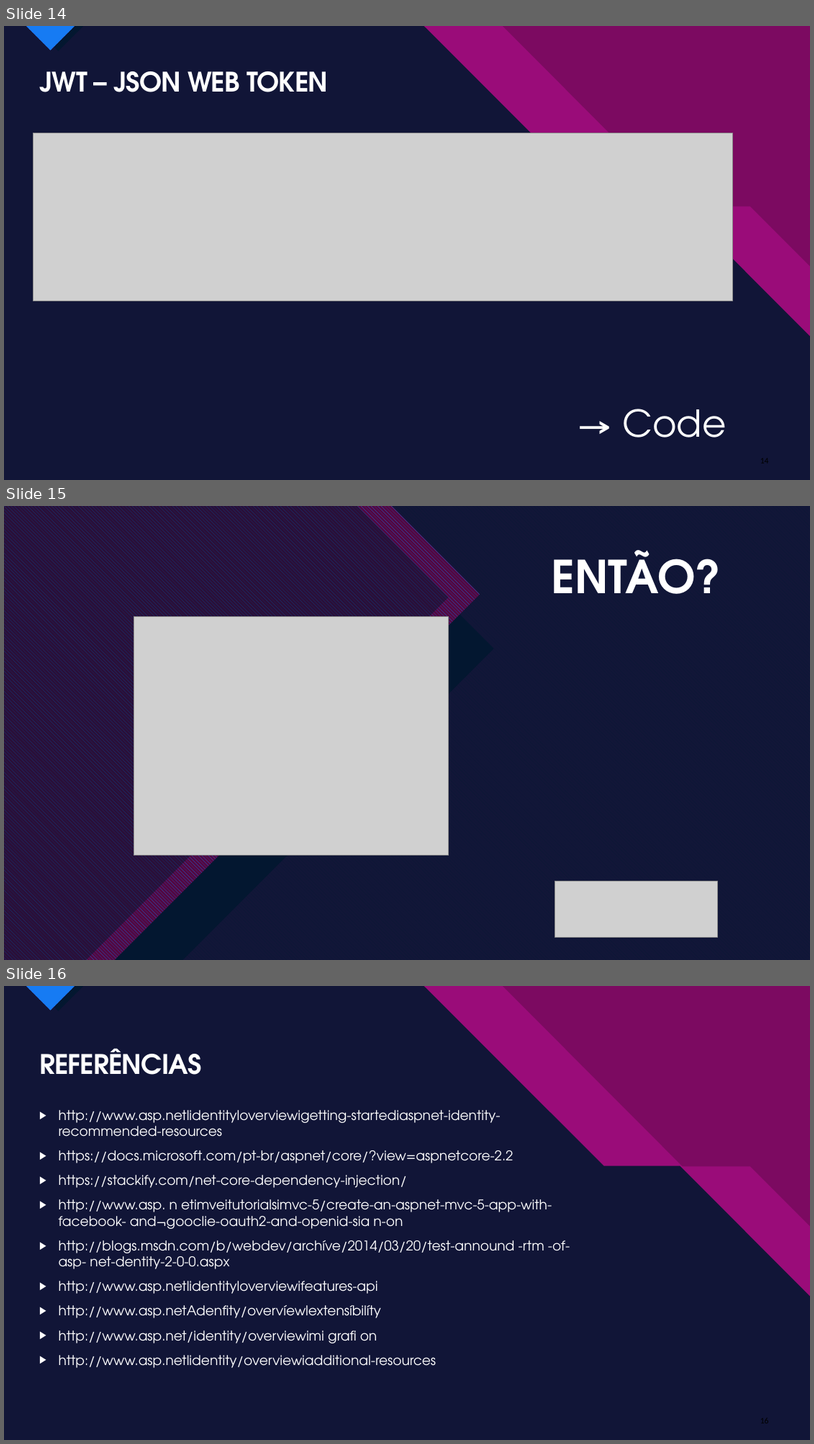
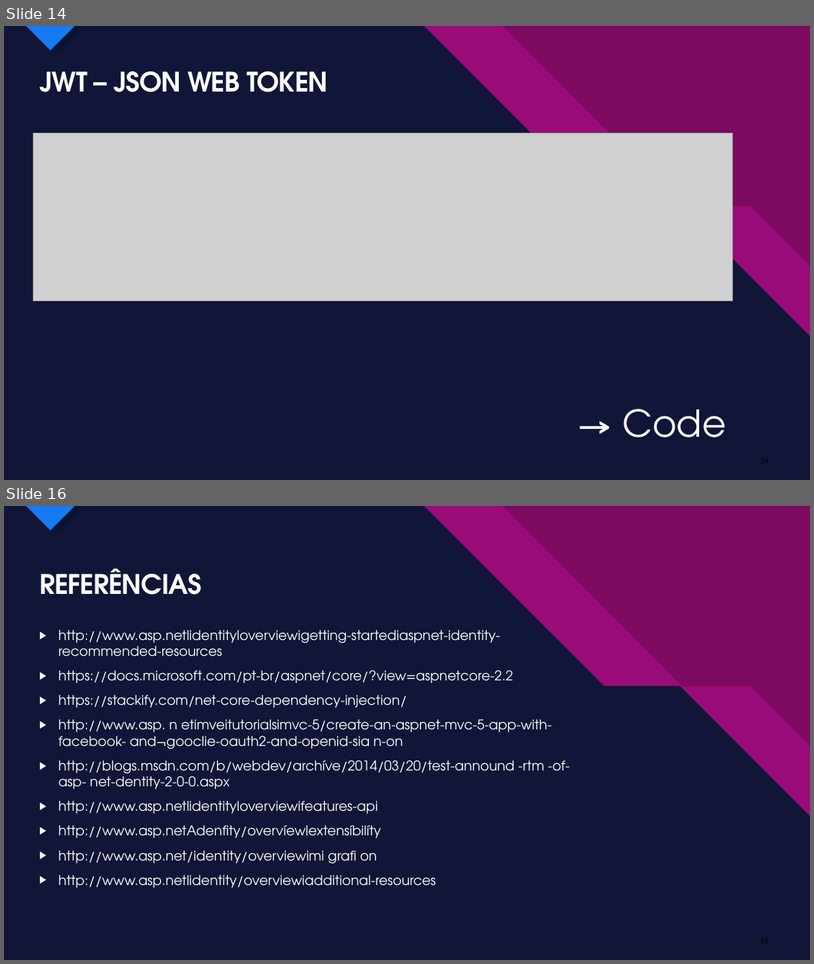
Before and after one commit to VicenzoMartinelli/summit-sp-1, a slide deck: powerponto.pptx. Shown one above the other, each under a label of ours: slides 14, 15 and 16 before the commit, slides 14 and 16 after it; the slides between them are not shown. The pictures are 814x1444 and 814x964 pixels, drawn with LibreOffice and Linux fonts; fonts in the diff are those of the drawing; grey boxes stand for pictures. Boxes give left, top, right and bottom in pixels: in the first picture for what was removed or moved away, otherwise in the second. Text is boxed around its words. In the diff, an @@ line names an element or a change of style, - is before the commit and + after.

```diff
--- a/powerponto.pptx
+++ b/powerponto.pptx
@@ slide 15 removed at (x1=4, y1=506, x2=810, y2=960), background gradient #6ED2EB to #06588E; not listed: 14 template elements that a slide beside it also shows @@
@@ rectangle removed at (x1=4, y1=506, x2=810, y2=960) @@
@@ freeform shape removed at (x1=4, y1=506, x2=810, y2=960) @@
@@ freeform shape removed at (x1=4, y1=506, x2=810, y2=960) @@
@@ freeform shape removed at (x1=4, y1=506, x2=810, y2=960) @@
@@ freeform shape removed at (x1=4, y1=506, x2=494, y2=960) @@
@@ freeform shape removed at (x1=4, y1=506, x2=481, y2=960) @@
@@ freeform shape removed at (x1=4, y1=506, x2=449, y2=960) @@
@@ title removed at (x1=551, y1=550, x2=721, y2=594) @@
-ENTÃO?
@@ picture removed at (x1=134, y1=616, x2=449, y2=855) @@
@@ picture removed at (x1=555, y1=881, x2=718, y2=937) @@
```
Also in this commit, not shown: 1 slide added.
